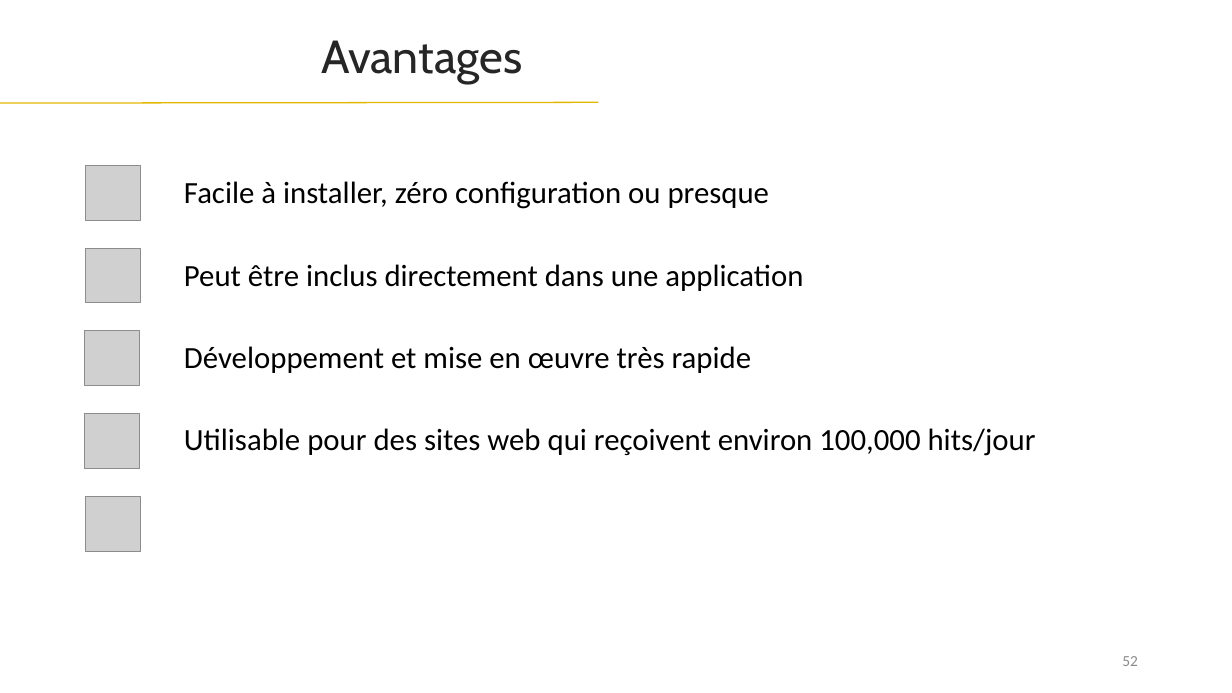
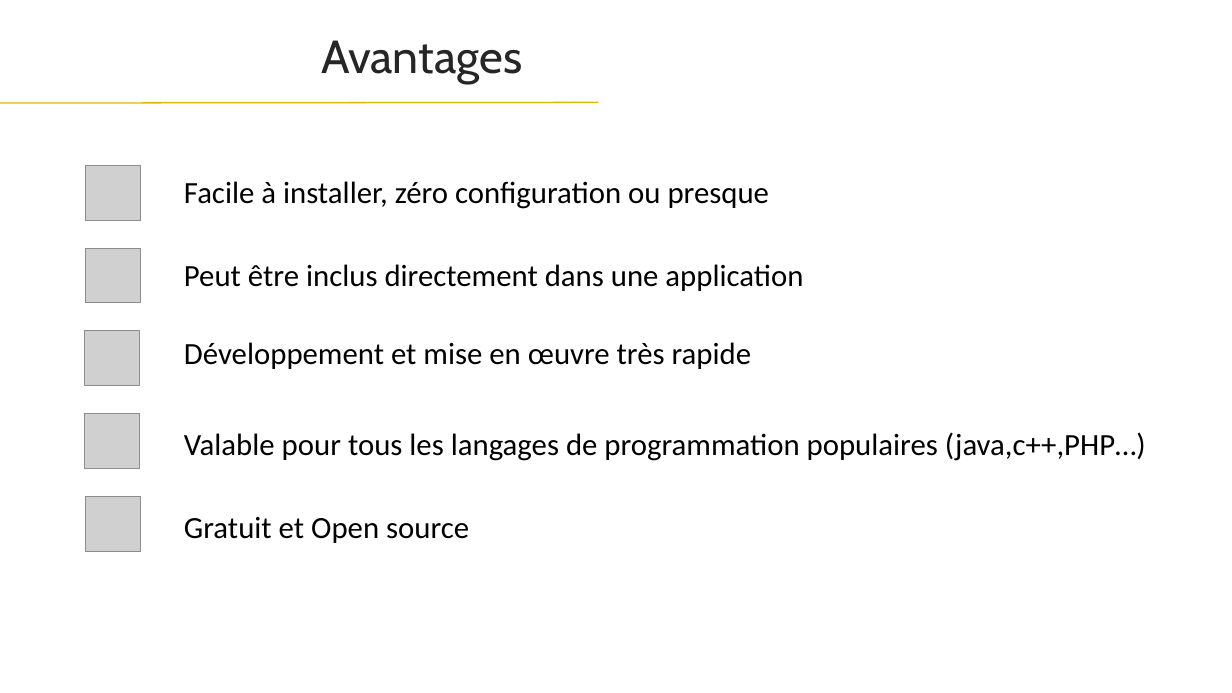
Before and after one commit to web-ai-master/academic-projects, a slide deck: slide 53 of Architecture SGBD/Project/presentation/Presentation-projet-SQLite.pptx (slide 52 before the commit). Drawn at 1232x693 pixels with LibreOffice and Linux fonts; fonts in the diff are those of the drawing; grey boxes stand for pictures. Boxes give left, top, right and bottom in pixels: in the first picture for what was removed or moved away, otherwise in the second. Text is boxed around its words. In the diff, an @@ line names an element or a change of style, - is before the commit and + after.

```diff
--- a/Architecture SGBD/Project/presentation/Presentation-projet-SQLite.pptx
+++ b/Architecture SGBD/Project/presentation/Presentation-projet-SQLite.pptx
@@ text "Développement et mise en œuvre ...": place and size @@
-text "Développement et mise en œuvre ..." at box(184, 346, 752, 373)
+text "Développement et mise en œuvre ..." at box(184, 342, 752, 369)
@@ text removed at box(184, 428, 1036, 456) @@
-Utilisable pour des sites web qui reçoivent environ 100,000 hits/jour
@@ text added at box(184, 432, 1146, 461), 24 pt, text #000000 @@
+Valable pour tous les langages de programmation populaires (java,c++,PHP…)
@@ text added at box(184, 517, 469, 543), 24 pt, text #000000 @@
+Gratuit et Open source
@@ page number removed at box(1122, 656, 1138, 666) @@
-52
```
Also in this commit, not shown: 53 other slides changed, 1 slide added, 1 slide removed, 19 other files.
